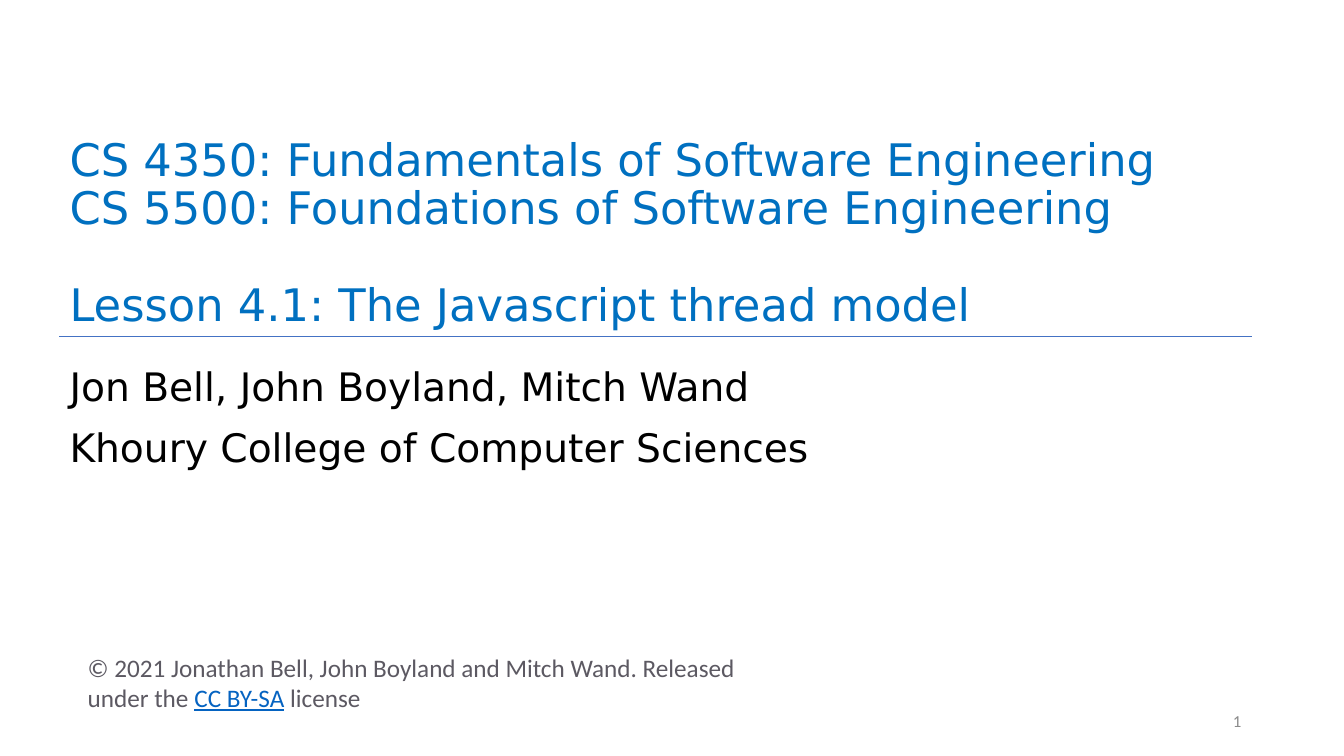
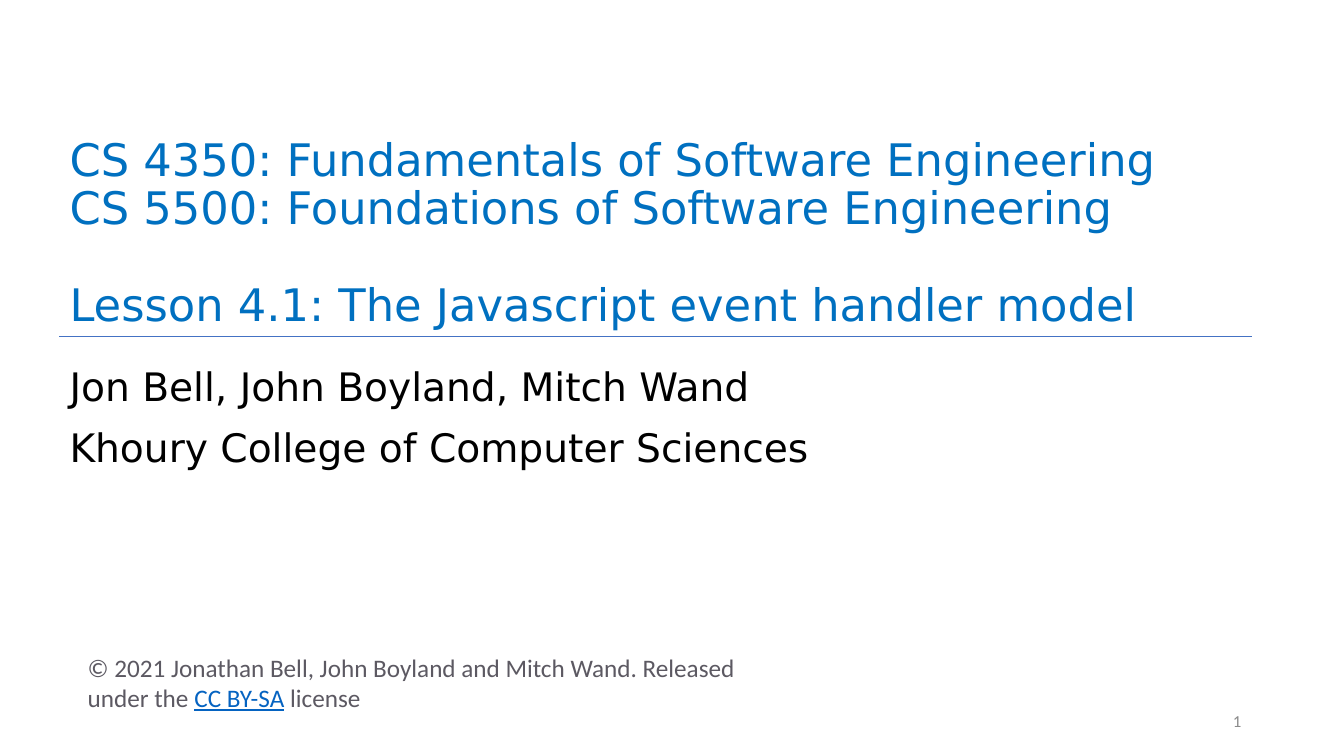
Before and after one commit to neu-se/CS4530-CS5500-Spring-2021, a slide deck: slide 1 of Slides/Lesson 4.1 The JavaScript Thread Model.pptx. Drawn at 1344x756 pixels with LibreOffice and Linux fonts; fonts in the diff are those of the drawing. Boxes give left, top, right and bottom in pixels: in the first picture for what was removed or moved away, otherwise in the second. Text is boxed around its words. In the diff, an @@ line names an element or a change of style, - is before the commit and + after.

```diff
--- a/Slides/Lesson 4.1 The JavaScript Thread Model.pptx
+++ b/Slides/Lesson 4.1 The JavaScript Thread Model.pptx
@@ title at [70,142,1155,331]: text changed @@
-CS 4350: Fundamentals of Software Engineering
-CS 5500: Foundations of Software Engineering
-Lesson 4.1: The Javascript thread model
+CS 4350: Fundamentals of Software Engineering
+CS 5500: Foundations of Software Engineering
+Lesson 4.1: The Javascript event handler model
```
Also in this commit, not shown: 10 other slides changed, 9 slides added, 10 slides removed.
